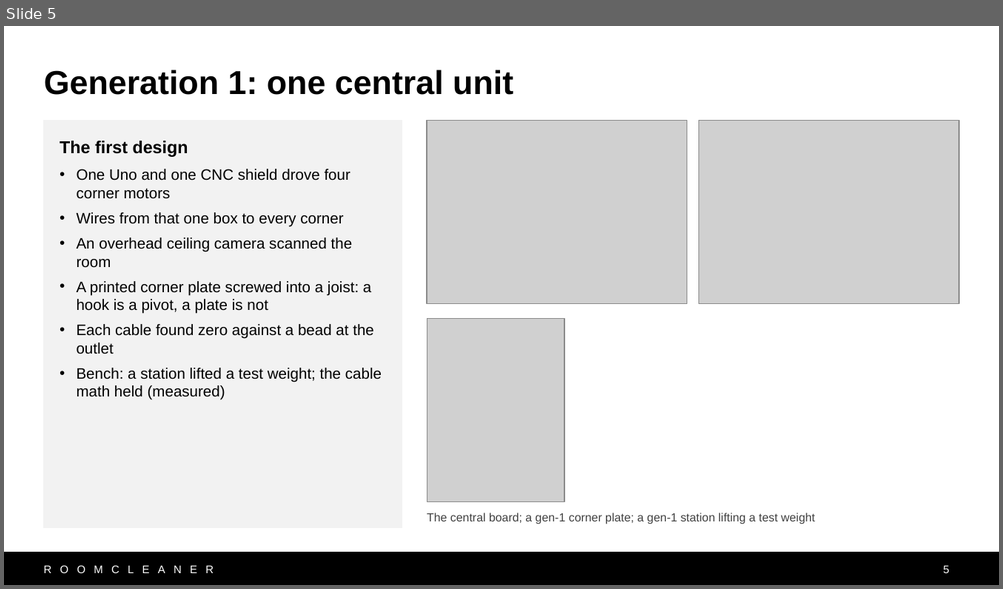
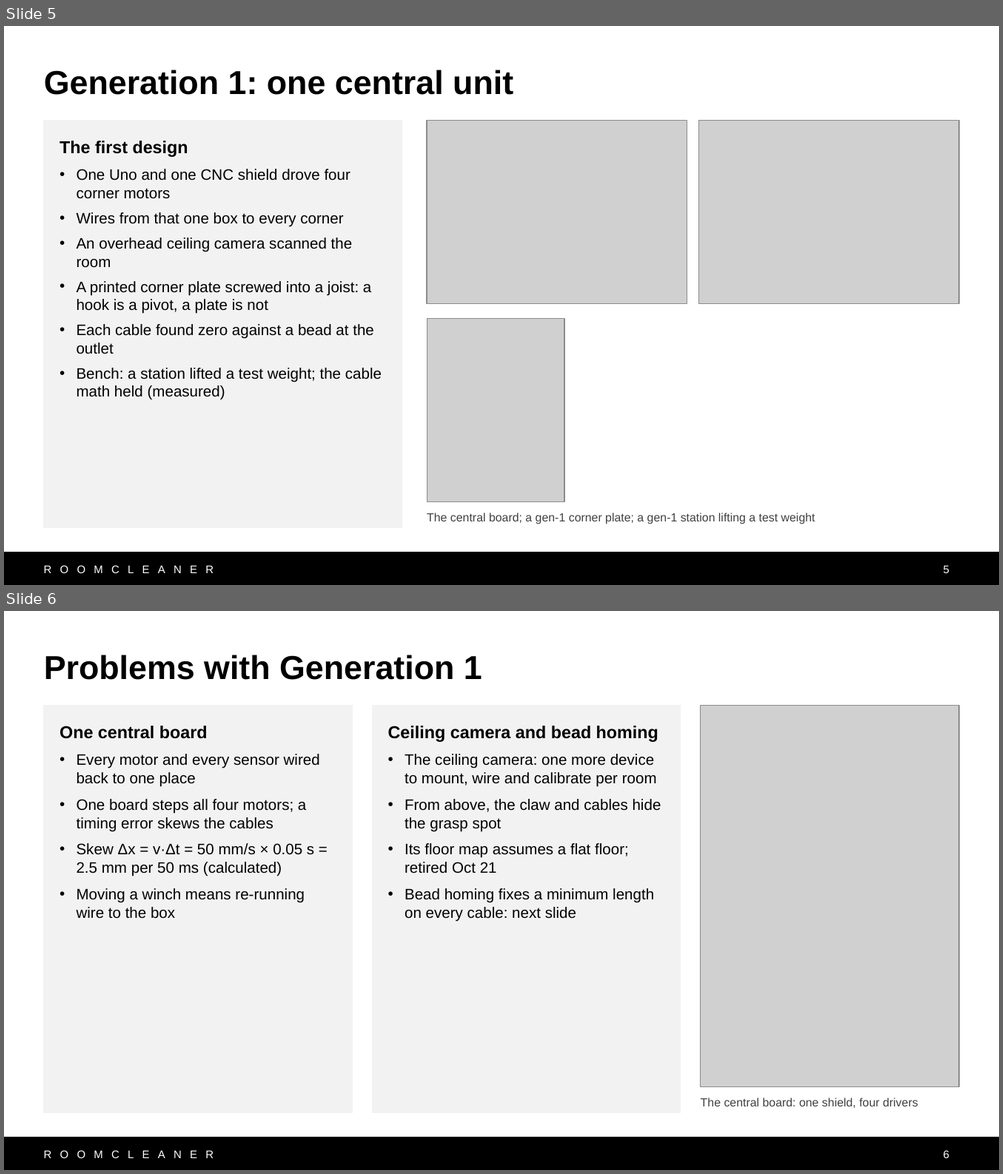
Before and after one commit to Jaspario1199/RoomCleaner, a slide deck: docs/presentation/deck_v10/RoomCleaner_Buntinx_v10.pptx. Shown one above the other, each under a label of ours: slide 5 before the commit, slides 5 and 6 after it. The pictures are 1003x589 and 1003x1174 pixels, drawn with LibreOffice and Linux fonts; fonts in the diff are those of the drawing; grey boxes stand for pictures. Boxes give left, top, right and bottom in pixels: in the first picture for what was removed or moved away, otherwise in the second. Text is boxed around its words. In the diff, an @@ line names an element or a change of style, - is before the commit and + after.

```diff
--- a/docs/presentation/deck_v10/RoomCleaner_Buntinx_v10.pptx
+++ b/docs/presentation/deck_v10/RoomCleaner_Buntinx_v10.pptx
@@ slide 6 added at bbox=[4, 611, 999, 1170], background #FFFFFF; not listed: 2 template elements that a slide beside it also shows @@
@@ title added at bbox=[44, 655, 482, 680], 24 pt, text #000000, bold @@
+Problems with Generation 1
@@ rectangle added at bbox=[44, 706, 352, 1113], fill #F2F2F2, outline #F2F2F2 0.75 pt, 11 pt, text #000000 @@
+One central board
+• Every motor and every sensor wired back to one place
+• One board steps all four motors; a timing error skews the cables
+• Skew Δx = v·Δt = 50 mm/s × 0.05 s = 2.5 mm per 50 ms (calculated)
+• Moving a winch means re-running wire to the box
@@ rectangle added at bbox=[372, 706, 680, 1113], fill #F2F2F2, outline #F2F2F2 0.75 pt, 11 pt, text #000000 @@
+Ceiling camera and bead homing
+• The ceiling camera: one more device to mount, wire and calibrate per room
+• From above, the claw and cables hide the grasp spot
+• Its floor map assumes a flat floor; retired Oct 21
+• Bead homing fixes a minimum length on every cable: next slide
@@ picture added at bbox=[700, 706, 959, 1088] @@
@@ text added at bbox=[700, 1098, 918, 1108], 8.5 pt, text #404040 @@
+The central board: one shield, four drivers
@@ page number added at bbox=[943, 1150, 949, 1159], 8 pt, text #FFFFFF @@
+6
```
Also in this commit, not shown: 10 slides changed, 2 other slides added, 2 slides removed, 9 other files.
